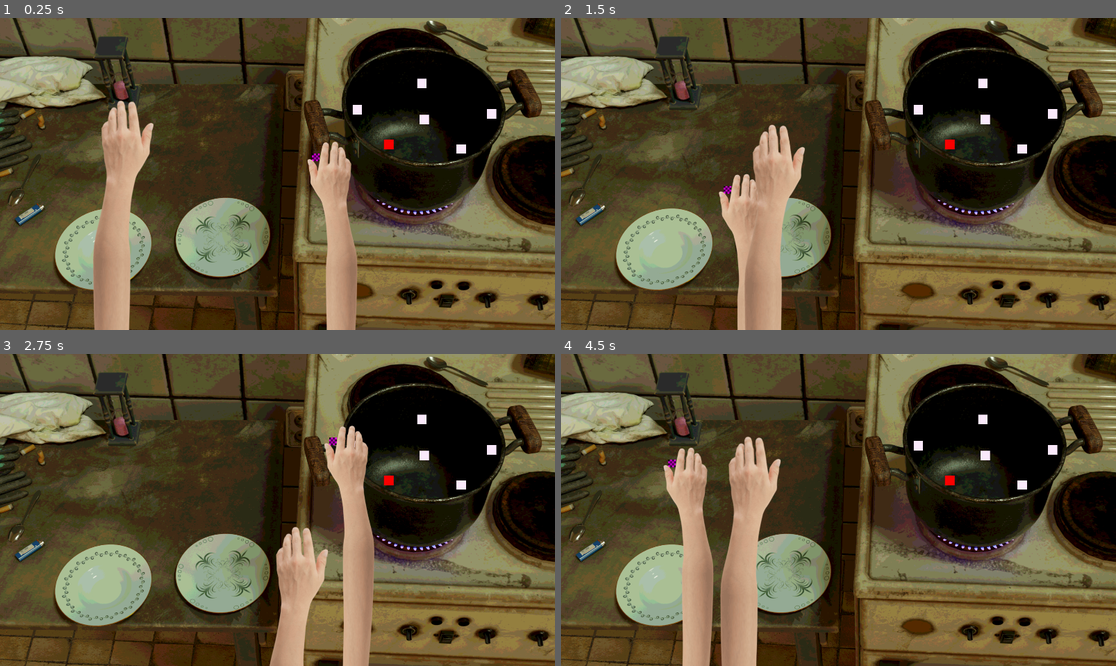
Above: before the commit, frames 1-4 (two rows, left to right).
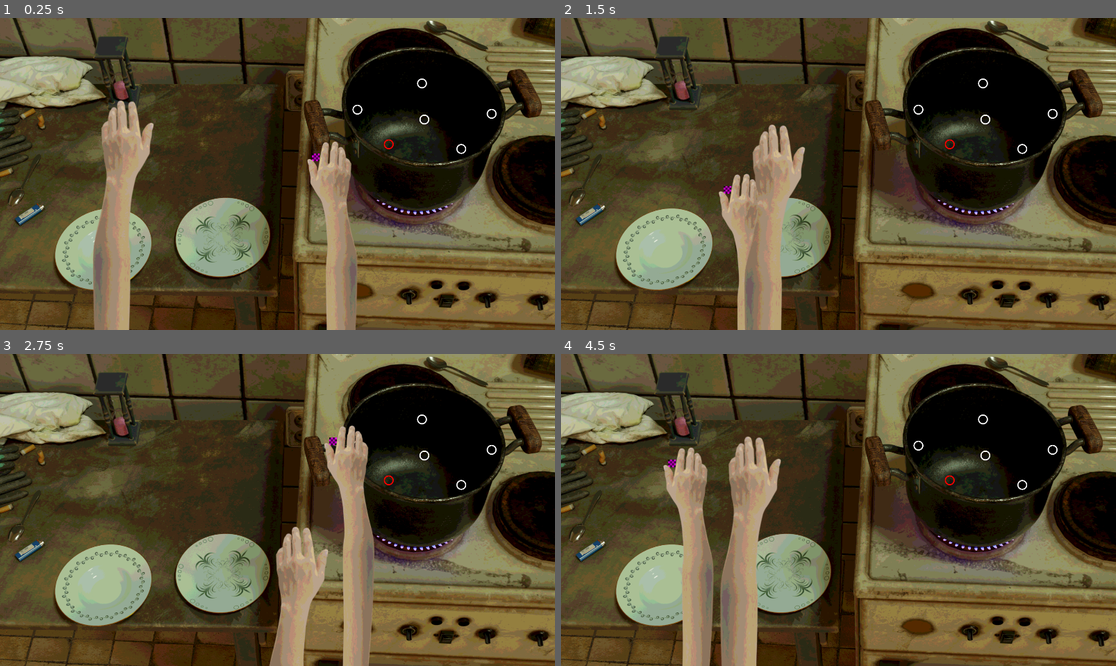
Above: after the commit, the same moments.

Repository: bloshko/weird-brew
Game: Godot game, scene res://main.tscn
The game is run twice, just before and just after one commit, with the same random seed, the same clock (stepped at 60 frames per second) and the same inputs.
Inputs (mouse positions are in pixels of both pictures, inside the frame that each line leads up to):
- Up to frame 1 (0.25 s): no input
- Up to frame 2 (1.5 s): tap Enter at 0.5 s; move the mouse to (960, 158) at 0.52 s; hold D (move_right) 0.53-1.28 s; tap Space (pick_up) at 0.6, 1.35 s; move the mouse to (727, 189) at 1.27 s; hold S (move_down) from 1.28 s (still down)
- Up to frame 3 (2.75 s): move the mouse to (333, 441) at 2.02 s; release S (move_down) at 2.03 s; hold D (move_right) from 2.03 s (still down); tap Space (pick_up) at 2.1 s
- Up to frame 4 (4.5 s): move the mouse to (810, 572) at 2.77 s; release D (move_right) at 2.78 s; hold W (move_up) 2.78-3.53 s; tap Space (pick_up) at 2.85, 3.6, 4.35 s; move the mouse to (1005, 556) at 3.52 s; hold A (move_left) from 3.53 s (still down); move the mouse to (672, 463) at 4.27 s

The runs differ from the first frame. In frame 1, 5.9% of the frame differs, in the area x 16-90%, y 19-100%; in frame 2, 4.3%; in frame 3, 5.2%; in frame 4, 6.3%, in the area x 18-90%, y 19-100%.

Commit message:
add assets

Diff:
--- a/main.tscn
+++ b/main.tscn
@@ -32,16 +32,16 @@
 [sub_resource type="SpriteFrames" id="SpriteFrames_0n3wm"]
 animations = [{
 "frames": [{
-"duration": 1.0,
+"duration": 0.2,
 "texture": ExtResource("4_1u8w0")
 }, {
-"duration": 1.0,
+"duration": 0.2,
 "texture": ExtResource("5_0odxb")
 }, {
-"duration": 1.0,
+"duration": 0.2,
 "texture": ExtResource("6_lswn8")
 }, {
-"duration": 1.0,
+"duration": 0.2,
 "texture": ExtResource("7_a6jrf")
 }, {
 "duration": 1.0,
@@ -126,7 +126,7 @@
 position = Vector2(484, 229)
 scale = Vector2(0.6499007, 0.6499007)
 sprite_frames = SubResource("SpriteFrames_0n3wm")
-frame_progress = 0.33052644
+frame_progress = 0.54752904
 speed_scale = 0.2
 
 [node name="FindTheDifference" type="Control" parent="."]
--- a/prototype_mouse_movement.tscn
+++ b/prototype_mouse_movement.tscn
@@ -1,24 +1,19 @@
-[gd_scene load_steps=10 format=3 uid="uid://d1n4mrvpoddce"]
+[gd_scene load_steps=9 format=3 uid="uid://d1n4mrvpoddce"]
 
 [ext_resource type="Script" uid="uid://dwka8hvmmfnpg" path="res://prototype_mouse_movement.gd" id="1_sl2gp"]
 [ext_resource type="Texture2D" uid="uid://dmi2du444iub4" path="res://assets/bg1.png" id="2_h50ol"]
 [ext_resource type="Texture2D" uid="uid://cdmcna4qbmqf2" path="res://assets/hand_right.png" id="2_jgy6h"]
-
-[sub_resource type="QuadMesh" id="QuadMesh_jgy6h"]
-
-[sub_resource type="Gradient" id="Gradient_h50ol"]
-offsets = PackedFloat32Array(0.99666667, 1)
-colors = PackedColorArray(0.98137265, 0.91729635, 0.9852937, 1, 1, 1, 1, 1)
-
-[sub_resource type="GradientTexture1D" id="GradientTexture1D_d2xlq"]
-gradient = SubResource("Gradient_h50ol")
+[ext_resource type="Texture2D" uid="uid://ddmrmko4xi7t0" path="res://assets/circle_empty.png" id="3_d2xlq"]
 
 [sub_resource type="RectangleShape2D" id="RectangleShape2D_sl2gp"]
-size = Vector2(1.0000025, 1.0000001)
+size = Vector2(69.99994, 69)
 
 [sub_resource type="QuadMesh" id="QuadMesh_pwf5s"]
 
 [sub_resource type="ImageTexture" id="ImageTexture_74uov"]
+
+[sub_resource type="RectangleShape2D" id="RectangleShape2D_d2xlq"]
+size = Vector2(1.5164642, 1.562959)
 
 [node name="PrototypeMouseMovement" type="Node2D"]
 script = ExtResource("1_sl2gp")
@@ -39,11 +34,10 @@
 
 [node name="Map" type="Node2D" parent="."]
 
-[node name="MapNode1" type="MeshInstance2D" parent="Map"]
+[node name="MapNode1" type="Sprite2D" parent="Map"]
 position = Vector2(1483.7615, 380.76147)
-scale = Vector2(39.522976, 39.522976)
-mesh = SubResource("QuadMesh_jgy6h")
-texture = SubResource("GradientTexture1D_d2xlq")
+scale = Vector2(0.6490178, 0.6490178)
+texture = ExtResource("3_d2xlq")
 
 [node name="Area2D" type="Area2D" parent="Map/MapNode1"]
 
@@ -51,11 +45,10 @@
 position = Vector2(0, -2.3841858e-07)
 shape = SubResource("RectangleShape2D_sl2gp")
 
-[node name="MapNode2" type="MeshInstance2D" parent="Map"]
+[node name="MapNode2" type="Sprite2D" parent="Map"]
 position = Vector2(1761.7615, 421.76147)
-scale = Vector2(39.522972, 39.522972)
-mesh = SubResource("QuadMesh_jgy6h")
-texture = SubResource("GradientTexture1D_d2xlq")
+scale = Vector2(0.6490178, 0.6490178)
+texture = ExtResource("3_d2xlq")
 
 [node name="Area2D" type="Area2D" parent="Map/MapNode2"]
 
@@ -63,11 +56,10 @@
 position = Vector2(0, -2.3841858e-07)
 shape = SubResource("RectangleShape2D_sl2gp")
 
-[node name="MapNode3" type="MeshInstance2D" parent="Map"]
+[node name="MapNode3" type="Sprite2D" parent="Map"]
 position = Vector2(1915, 544)
-scale = Vector2(39.522976, 39.522976)
-mesh = SubResource("QuadMesh_jgy6h")
-texture = SubResource("GradientTexture1D_d2xlq")
+scale = Vector2(0.6490178, 0.6490178)
+texture = ExtResource("3_d2xlq")
 
 [node name="Area2D" type="Area2D" parent="Map/MapNode3"]
 
@@ -75,11 +67,10 @@
 position = Vector2(0, -2.3841858e-07)
 shape = SubResource("RectangleShape2D_sl2gp")
 
-[node name="MapNode4" type="MeshInstance2D" parent="Map"]
+[node name="MapNode4" type="Sprite2D" parent="Map"]
 position = Vector2(2041, 398.00003)
-scale = Vector2(39.522976, 39.522976)
-mesh = SubResource("QuadMesh_jgy6h")
-texture = SubResource("GradientTexture1D_d2xlq")
+scale = Vector2(0.6490178, 0.6490178)
+texture = ExtResource("3_d2xlq")
 
 [node name="Area2D" type="Area2D" parent="Map/MapNode4"]
 
@@ -87,28 +78,25 @@
 position = Vector2(0, -2.3841858e-07)
 shape = SubResource("RectangleShape2D_sl2gp")
 
-[node name="MapNode5" type="MeshInstance2D" parent="Map"]
+[node name="MapNode5" type="Sprite2D" parent="Map"]
 position = Vector2(1751.7615, 271.76147)
-scale = Vector2(39.522976, 39.522976)
-mesh = SubResource("QuadMesh_jgy6h")
-texture = SubResource("GradientTexture1D_d2xlq")
+scale = Vector2(0.6490178, 0.6490178)
+texture = ExtResource("3_d2xlq")
 
 [node name="Area2D" type="Area2D" parent="Map/MapNode5"]
 
 [node name="CollisionShape2D" type="CollisionShape2D" parent="Map/MapNode5/Area2D"]
-position = Vector2(0, -2.3841858e-07)
+position = Vector2(-0.7614746, -1.2614746)
 shape = SubResource("RectangleShape2D_sl2gp")
 
-[node name="MapNode6" type="MeshInstance2D" parent="Map"]
+[node name="MapNode6" type="Sprite2D" parent="Map"]
 position = Vector2(1613.7615, 524.7615)
-scale = Vector2(39.522972, 39.522972)
-mesh = SubResource("QuadMesh_jgy6h")
-texture = SubResource("GradientTexture1D_d2xlq")
+scale = Vector2(0.6490178, 0.6490178)
+texture = ExtResource("3_d2xlq")
 
 [node name="Area2D" type="Area2D" parent="Map/MapNode6"]
 
 [node name="CollisionShape2D" type="CollisionShape2D" parent="Map/MapNode6/Area2D"]
-position = Vector2(0, -2.3841858e-07)
 shape = SubResource("RectangleShape2D_sl2gp")
 
 [node name="MapNodeNodeTouchedTimer" type="Timer" parent="Map"]
@@ -130,5 +118,6 @@
 texture = ExtResource("2_jgy6h")
 
 [node name="CollisionShape2D" type="CollisionShape2D" parent="Lozka/Area2D"]
-position = Vector2(0, -2.3841858e-07)
-shape = SubResource("RectangleShape2D_sl2gp")
+position = Vector2(0.007315159, -0.25243643)
+scale = Vector2(1.0000006, 1.0000006)
+shape = SubResource("RectangleShape2D_d2xlq")
Binary file added: assets/circle_empty.png
Not shown, added: assets/circle_empty.png.import
Binary file added: assets/circle_lit.png
Not shown, added: assets/circle_lit.png.import
Binary file changed: assets/hand_left.png
Binary file changed: assets/hand_left_hold.png
Binary file changed: assets/hand_right.png
